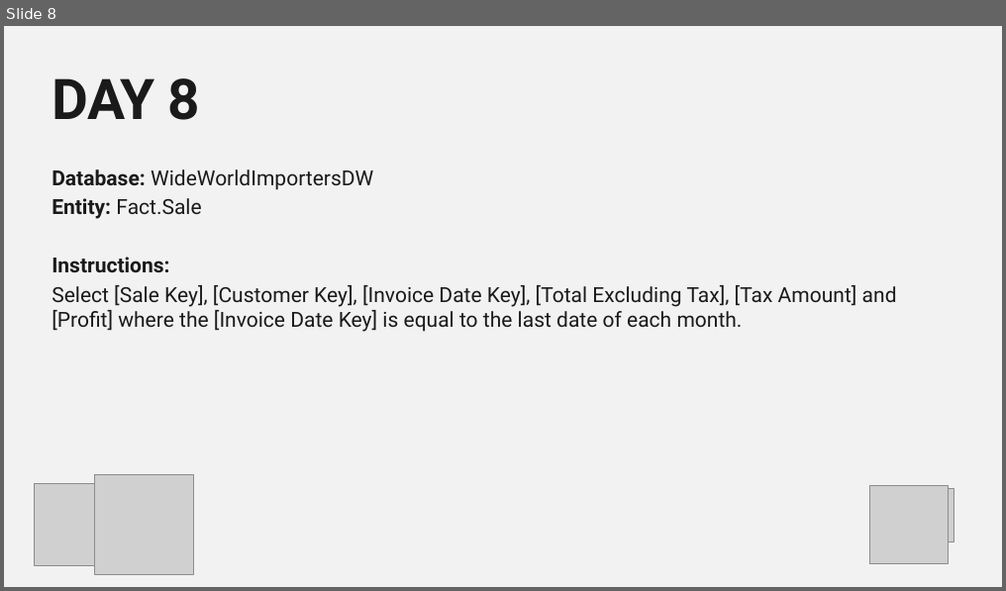
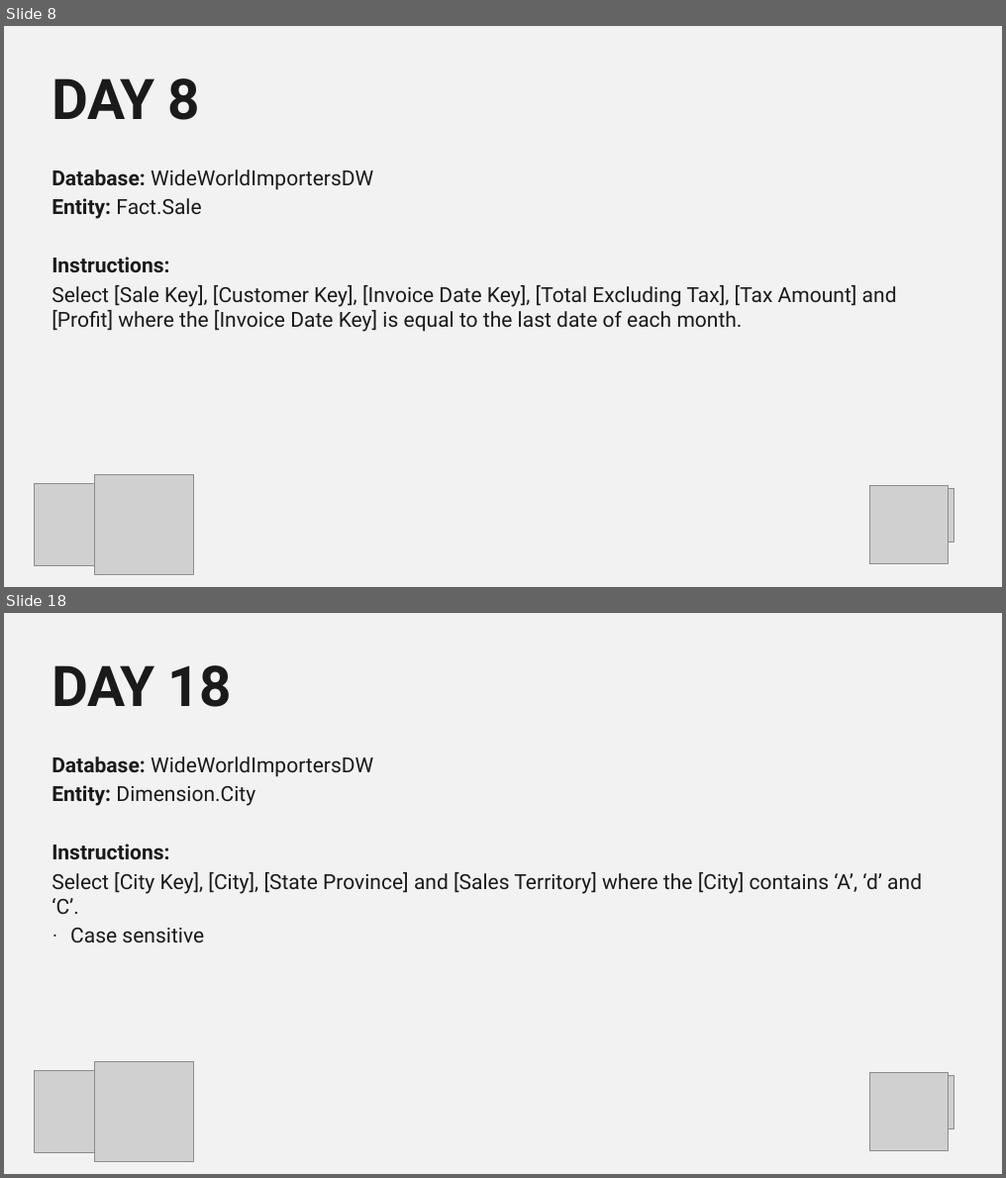
Before and after one commit to itsnotaboutthecell/powerquerym, a slide deck: #30DQUERY/Challengers Master.pptx. Shown one above the other, each under a label of ours: slide 8 before the commit, slides 8 and 18 after it; the slides between them are not shown. The pictures are 1006x591 and 1006x1178 pixels, drawn with LibreOffice and Linux fonts; fonts in the diff are those of the drawing; grey boxes stand for pictures; background and template pictures are left out. Boxes give left, top, right and bottom in pixels: in the first picture for what was removed or moved away, otherwise in the second. Text is boxed around its words. In the diff, an @@ line names an element or a change of style, - is before the commit and + after.

```diff
--- a/#30DQUERY/Challengers Master.pptx
+++ b/#30DQUERY/Challengers Master.pptx
@@ slide 18 added at (x1=4, y1=613, x2=1002, y2=1174), background #F2F2F2 @@
@@ title added at (x1=53, y1=665, x2=232, y2=707), 54 pt, text #1A1A1A, bold @@
+DAY 18
@@ text added at (x1=52, y1=757, x2=922, y2=914), 20 pt, text #1A1A1A @@
+Database: WideWorldImportersDW
+Entity: Dimension.City
+Instructions:
+Select [City Key], [City], [State Province] and [Sales Territory] where the [City] contains ‘A’, ‘d’ and ‘C’.
+· Case sensitive
@@ picture added at (x1=34, y1=1071, x2=116, y2=1154) @@
@@ picture added at (x1=94, y1=1062, x2=193, y2=1161) @@
@@ picture added at (x1=870, y1=1072, x2=948, y2=1151) @@
@@ picture added at (x1=924, y1=1075, x2=954, y2=1130) @@
```
Also in this commit, not shown: 11 other slides added.
